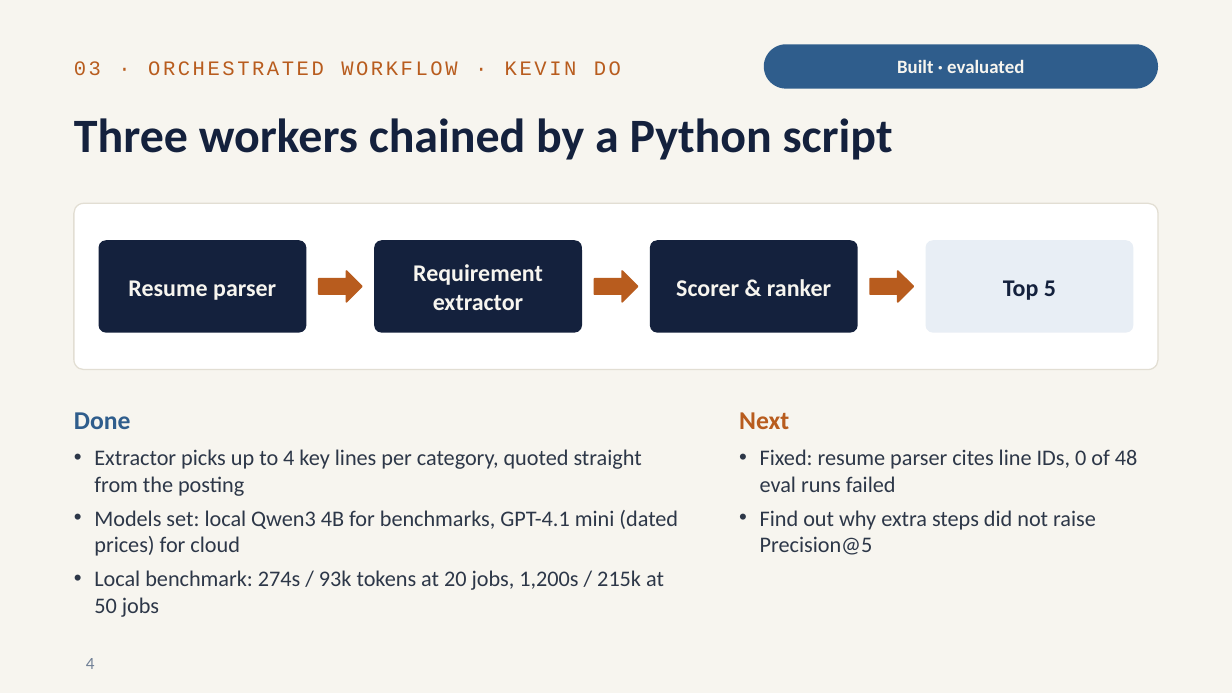
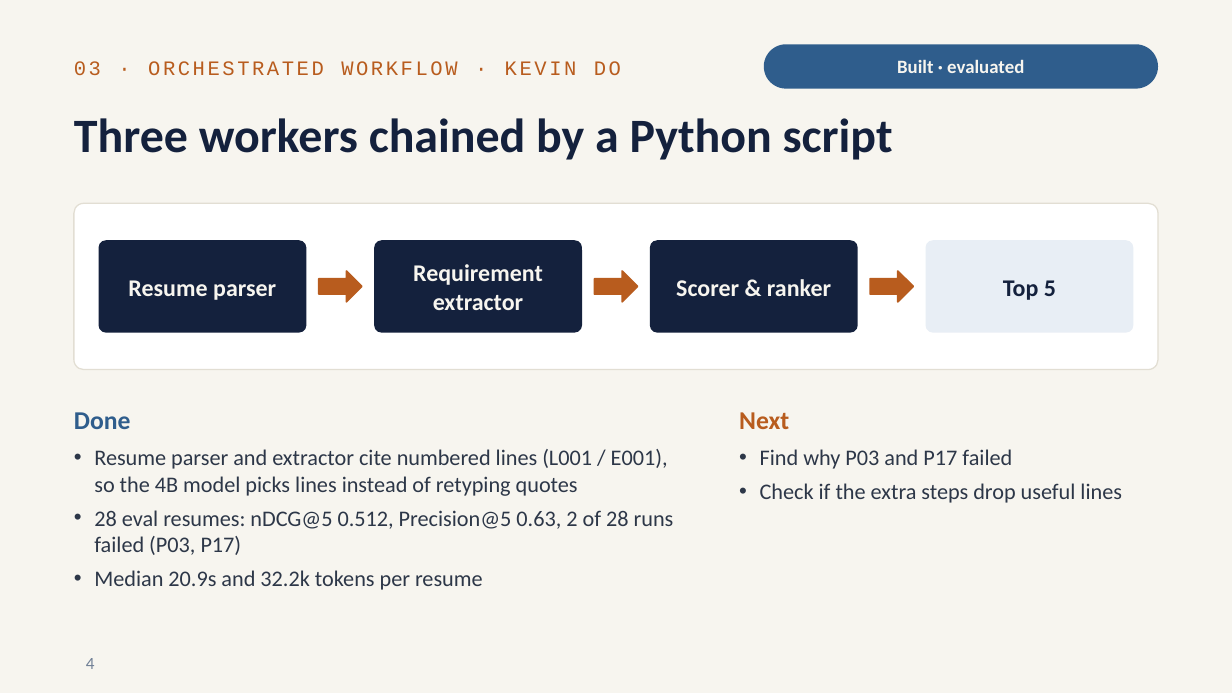
Before and after one commit to RitvikNeerattil/agentic_resume_matcher, a slide deck: slide 4 of progress_update_2026-10.pptx. Drawn at 1232x693 pixels with LibreOffice and Linux fonts; fonts in the diff are those of the drawing. Boxes give left, top, right and bottom in pixels: in the first picture for what was removed or moved away, otherwise in the second. Text is boxed around its words. In the diff, an @@ line names an element or a change of style, - is before the commit and + after.

Commit message:
Update README and evaluation notebook for 14B model; adjust resume extraction prompt

```diff
--- a/progress_update_2026-10.pptx
+++ b/progress_update_2026-10.pptx
@@ text at box(94, 449, 674, 590): text changed @@
-• Extractor picks up to 4 key lines per category, quoted straight from the posting
-• Models set: local Qwen3 4B for benchmarks, GPT-4.1 mini (dated prices) for cloud
-• Local benchmark: 274s / 93k tokens at 20 jobs, 1,200s / 215k at 50 jobs
+• Resume parser and extractor cite numbered lines (L001 / E001), so the 4B model picks lines instead of retyping quotes
+• 28 eval resumes: nDCG@5 0.512, Precision@5 0.63, 2 of 28 runs failed (P03, P17)
+• Median 20.9s and 32.2k tokens per resume
@@ text at box(760, 449, 1122, 503): text changed @@
-• Fixed: resume parser cites line IDs, 0 of 48 eval runs failed
-• Find out why extra steps did not raise Precision@5
+• Find why P03 and P17 failed
+• Check if the extra steps drop useful lines
```
Also in this commit, not shown: 5 other slides changed, 1 slide added, 6 other files.
